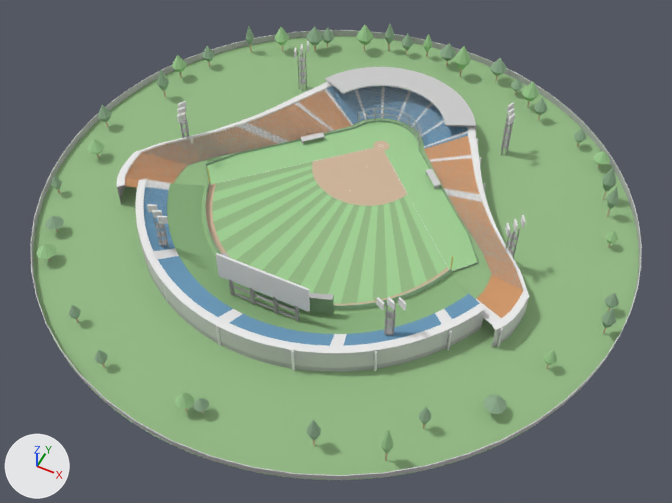
The OBJ model data/stadiums/standard.obj as it was, and as the next commit left it.
Camera for both pictures: a 50 mm camera at (148.0, -351.0, 339.0) aimed at (11.0, -76.0, -4.0). The axes (+X, +Y, +Z) are drawn at lower left. The lights are the same throughout. The older version comes first. Where no turn or scale is listed for an object, it has been applied to the vertices.

In view in the first picture: 'backscreen', 'ground_outer', 'outer_wall', 'stand_backstop', 'stand_first', 'stand_outfield_left', 'stand_outfield_right', 'stand_third', 'trees', 'turf_fair', 'turf_foul', 'turf_stripes' and 18 more.
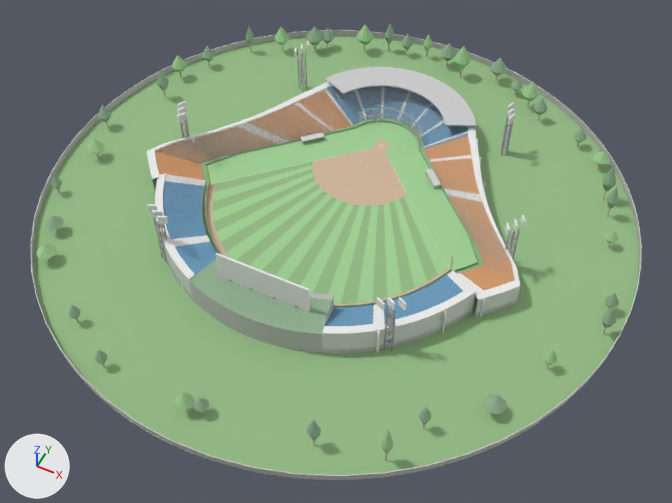
Where the change shows, as pixel boxes (x1, y1, x2, y2) in the pictures (672 x 503 px; the box of a moved part takes in the faces that stretch with it):
'stand_outfield_right', reshaped (39% narrower, 13% shorter): before (235, 276, 485, 372); after (322, 270, 475, 353)
'stand_outfield_left', reshaped: before (136, 178, 271, 353); after (155, 173, 217, 299)
'stand_third', reshaped (13% narrower, 9% shorter): before (117, 86, 352, 202); after (147, 86, 352, 191)
'stand_first', reshaped (8% narrower, 14% shorter): before (424, 134, 529, 348); after (424, 134, 520, 317)
'backscreen', reshaped (28% wider, 62% taller): before (221, 252, 334, 314); after (189, 252, 334, 353)
part 1 of me_backscreen, added: after (189, 259, 334, 353)
part 2 of me_stand_first, moved or reshaped: before (497, 328, 503, 347); after (480, 298, 485, 317)
part 3 of me_stand_first, moved or reshaped: before (458, 214, 529, 348); after (458, 214, 520, 317)
part 4 of me_stand_outfield_left, moved or reshaped: before (163, 282, 168, 303); after (178, 268, 183, 289)
part 5 of me_stand_outfield_left, rebuilt: before (136, 178, 271, 353); after (155, 173, 217, 299)
part 6 of me_stand_outfield_left, deleted: before (216, 325, 221, 346)
part 7 of me_stand_outfield_right, moved or reshaped: before (374, 351, 378, 372); after (376, 331, 380, 353)
part 8 of me_stand_outfield_right, moved or reshaped: before (447, 330, 452, 351); after (441, 311, 447, 332)
part 9 of me_stand_outfield_right, rebuilt (39% narrower, 13% shorter): before (235, 276, 485, 372); after (322, 270, 475, 353)
part 10 of me_stand_outfield_right, deleted: before (291, 350, 295, 371)
part 11 of me_stand_third, moved or reshaped: before (117, 130, 264, 202); after (147, 130, 264, 191)

What changed in the scene script:
```text
Change me_backscreen:
    remove me_backscreen.from_pydata(...)  # 45 vertices, 56 faces; spans x -29.3..29.3, y -123.6..-114.4, z 0.0..14.0
    add me_backscreen.from_pydata(...)  # 75 vertices, 116 faces; spans x -34.0..34.0, y -143.2..-114.4, z 0.0..14.0
    me_backscreen part 1
    15 vertices are added at x -34.0..34.0, y -143.2..-136.3, z 0.0
    15 new vertices lie (0.0, 0.0, 14.0) away from vertices in x -34.0..34.0, y -143.2..-136.3, z 0.0
    28 new faces join them, mat_screen (greyish green #91af91)
    32 new faces join them, mat_conc_dark (grey #bcbcbc)
Change me_stand_first:
    remove me_stand_first.from_pydata(...)  # 1687 vertices, 3180 faces; spans x 21.6..107.0, y -100.0..16.9, z 0.0..12.8
    add me_stand_first.from_pydata(...)  # 1687 vertices, 3180 faces; spans x 21.6..101.6, y -87.3..16.9, z 0.0..12.8
    me_stand_first part 2: the loose piece of 8 vertices spanning x 101.7..103.0, y -98.6..-97.3, z 0.0..12.8 is moved by (-13.0, 12.4, 0.0)
    me_stand_first part 3: 427 of 1687 vertices moved; they spanned x 64.2..107.0, y -100.0..-37.1, z 0.0..12.8 and now span x 63.6..101.6, y -87.3..-36.7, z 0.0..12.8; mean shift (-7.6, 6.5, 0.0); largest move (81.9, -81.9, 0.4) -> (69.2, -69.2, 0.4)
    other edits to the shape of me_stand_first do not show in these pictures
Change me_stand_outfield_left:
    remove me_stand_outfield_left.from_pydata(...)  # 746 vertices, 1368 faces; spans x -92.1..0.0, y -153.2..-68.9, z 0.0..13.9
    remove me_stand_outfield_left.materials.append(mat_berm)  # green #8db680
    add me_stand_outfield_left.from_pydata(...)  # 834 vertices, 1520 faces; spans x -85.0..-28.4, y -136.3..-68.6, z 0.0..14.6
    me_stand_outfield_left part 4: the loose piece of 8 vertices spanning x -43.9..-42.6, y -143.1..-142.2, z 0.0..13.9 is scaled about its middle by (0.998, 1.01, 1.05), then moved by (1.9, 10.1, 0.3)
    me_stand_outfield_left part 5: the loose piece of 714 vertices spanning x -92.1..0.0, y -153.2..-68.9, z 0.0..13.9 is rebuilt with 810 vertices and now spans x -85.0..-28.4, y -136.3..-68.6, z 0.0..14.6
    me_stand_outfield_left part 6: the loose piece of 8 vertices spanning x -9.6..-8.4, y -153.2..-152.6, z 0.0..13.9 is deleted
    other edits to the shape of me_stand_outfield_left do not show in these pictures
Change me_stand_outfield_right:
    remove me_stand_outfield_right.from_pydata(...)  # 738 vertices, 1356 faces; spans x 0.0..92.1, y -153.2..-68.9, z 0.0..13.9
    remove me_stand_outfield_right.materials.append(mat_berm)  # green #8db680
    add me_stand_outfield_right.from_pydata(...)  # 826 vertices, 1508 faces; spans x 28.4..85.0, y -136.3..-68.6, z 0.0..14.6
    me_stand_outfield_right part 7: the loose piece of 8 vertices spanning x 58.1..59.5, y -134.9..-133.9, z 0.0..13.9 is scaled about its middle by (0.998, 1.01, 1.05), then moved by (-3.3, 9.7, 0.3)
    me_stand_outfield_right part 8: the loose piece of 8 vertices spanning x 82.4..83.7, y -110.3..-109.1, z 0.0..13.9 is scaled about its middle by (0.999, 1, 1.05), then moved by (-5.9, 8.2, 0.3)
    me_stand_outfield_right part 9: the loose piece of 714 vertices spanning x 0.0..92.1, y -153.2..-68.9, z 0.0..13.9 is rebuilt with 810 vertices and now spans x 28.4..85.0, y -136.3..-68.6, z 0.0..14.6
    me_stand_outfield_right part 10: the loose piece of 8 vertices spanning x 26.1..27.4, y -150.4..-149.6, z 0.0..13.9 is deleted
Change me_stand_third:
    remove me_stand_third.from_pydata(...)  # 1679 vertices, 3168 faces; spans x -107.0..-21.6, y -100.0..16.9, z 0.0..12.8
    add me_stand_third.from_pydata(...)  # 1679 vertices, 3168 faces; spans x -101.6..-21.6, y -87.3..16.9, z 0.0..12.8
    me_stand_third part 11: 427 of 1679 vertices moved; they spanned x -107.0..-64.2, y -100.0..-37.1, z 0.0..12.8 and now span x -101.6..-63.6, y -87.3..-36.7, z 0.0..12.8; mean shift (7.6, 6.5, 0.0); largest move (-81.9, -81.9, 0.4) -> (-69.2, -69.2, 0.4)
    other edits to the shape of me_stand_third do not show in these pictures
```
